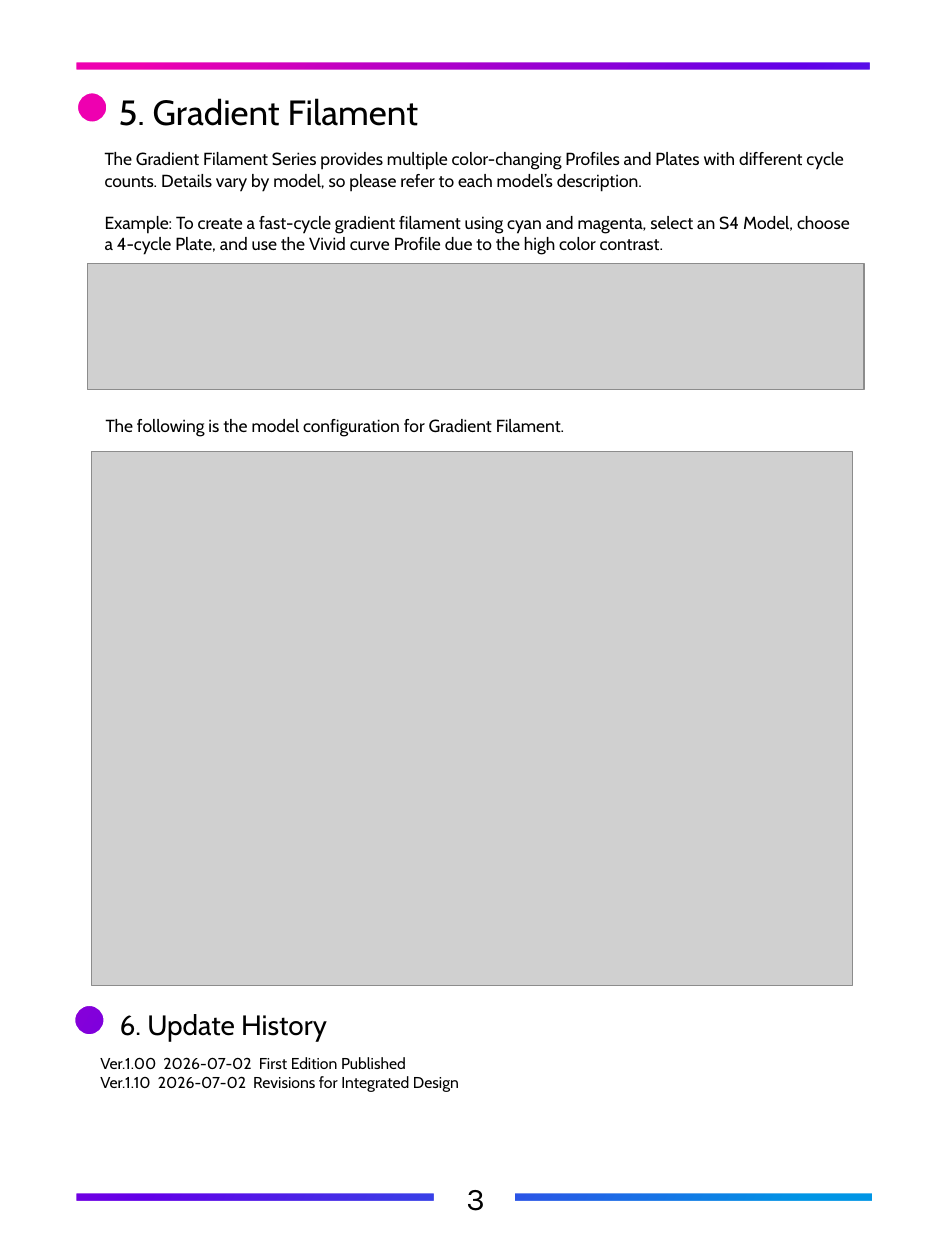
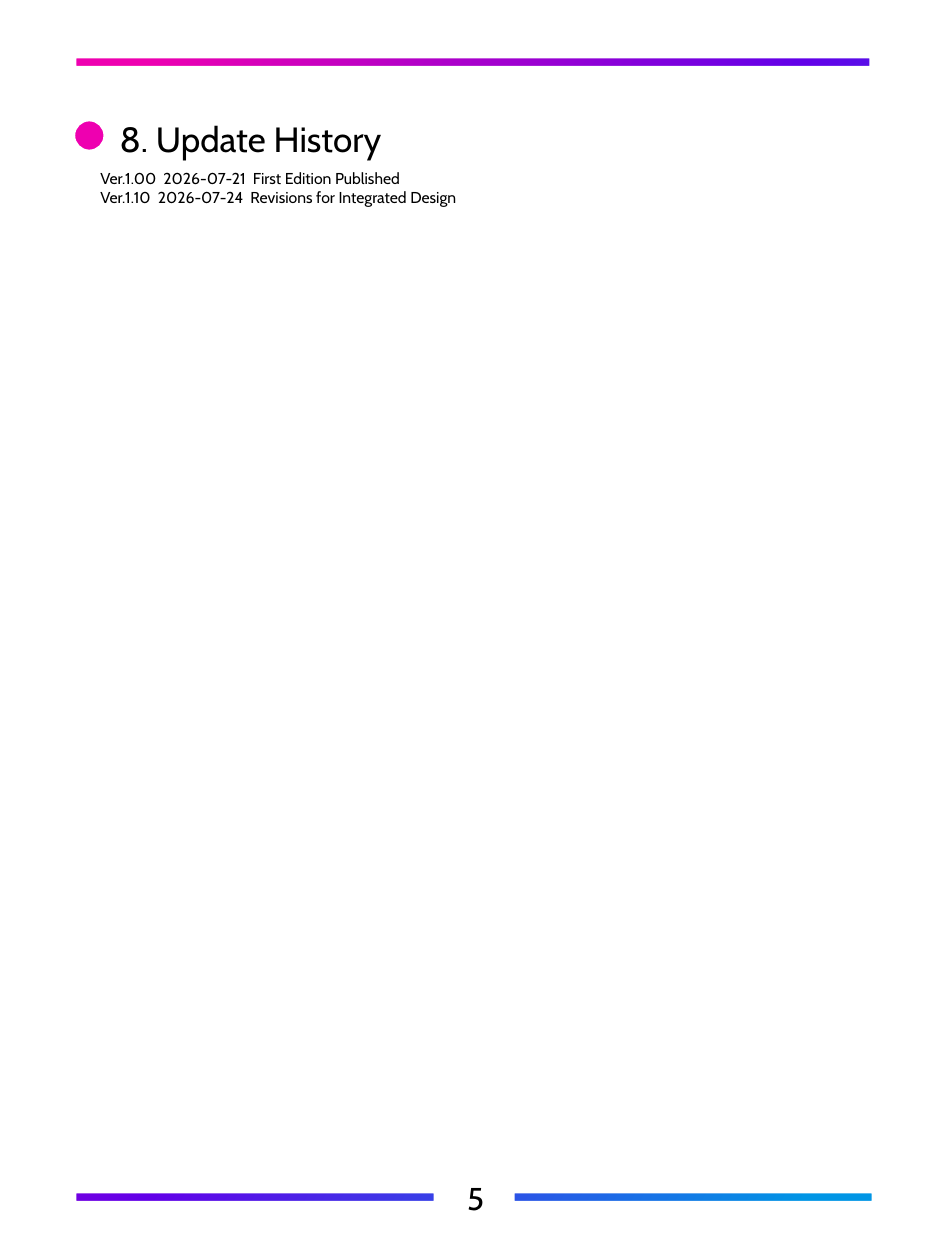
Before and after one commit to FlexChromaHQ/FlexChroma, a slide deck: slide 11 of Documents/Original/FlexChroam_Brim_Information_Guide-EN.pptx (slide 7 before the commit). Drawn at 945x1260 pixels with LibreOffice and Linux fonts; fonts in the diff are those of the drawing; grey boxes stand for pictures. Boxes give left, top, right and bottom in pixels: in the first picture for what was removed or moved away, otherwise in the second. Text is boxed around its words. In the diff, an @@ line names an element or a change of style, - is before the commit and + after.

```diff
--- a/Documents/Original/FlexChroam_Brim_Information_Guide-EN.pptx
+++ b/Documents/Original/FlexChroam_Brim_Information_Guide-EN.pptx
@@ freeform shape at [1,0,945,1260]: outline redrawn @@
@@ text removed at [119,98,418,126] @@
-5. Gradient Filament
@@ text at [120,125,382,161]: text changed; size 16 to 20 pt @@
-6. Update History
+8. Update History
@@ text at [100,172,456,207]: text changed @@
-Ver.1.00 2026-07-02 First Edition Published
-Ver.1.10 2026-07-02 Revisions for Integrated Design
+Ver.1.00 2026-07-21 First Edition Published
+Ver.1.10 2026-07-24 Revisions for Integrated Design
@@ text removed at [105,152,850,254] @@
-The Gradient Filament Series provides multiple color-changing Profiles and Plates with different cycle counts. Details vary by model, so please refer to each model’s description.
-Example: To create a fast-cycle gradient filament using cyan and magenta, select an S4 Model, choose a 4-cycle Plate, and use the Vivid curve Profile due to the high color contrast.
@@ picture removed at [87,263,863,391] @@
@@ text removed at [106,419,564,436] @@
-The following is the model configuration for Gradient Filament.
@@ picture removed at [92,451,853,985] @@
@@ text at [467,1188,484,1211]: text changed; font Karla to Cabin @@
-3
+5
```
Also in this commit, not shown: 4 other slides changed, 6 slides added, 2 slides removed, 2 other files.
